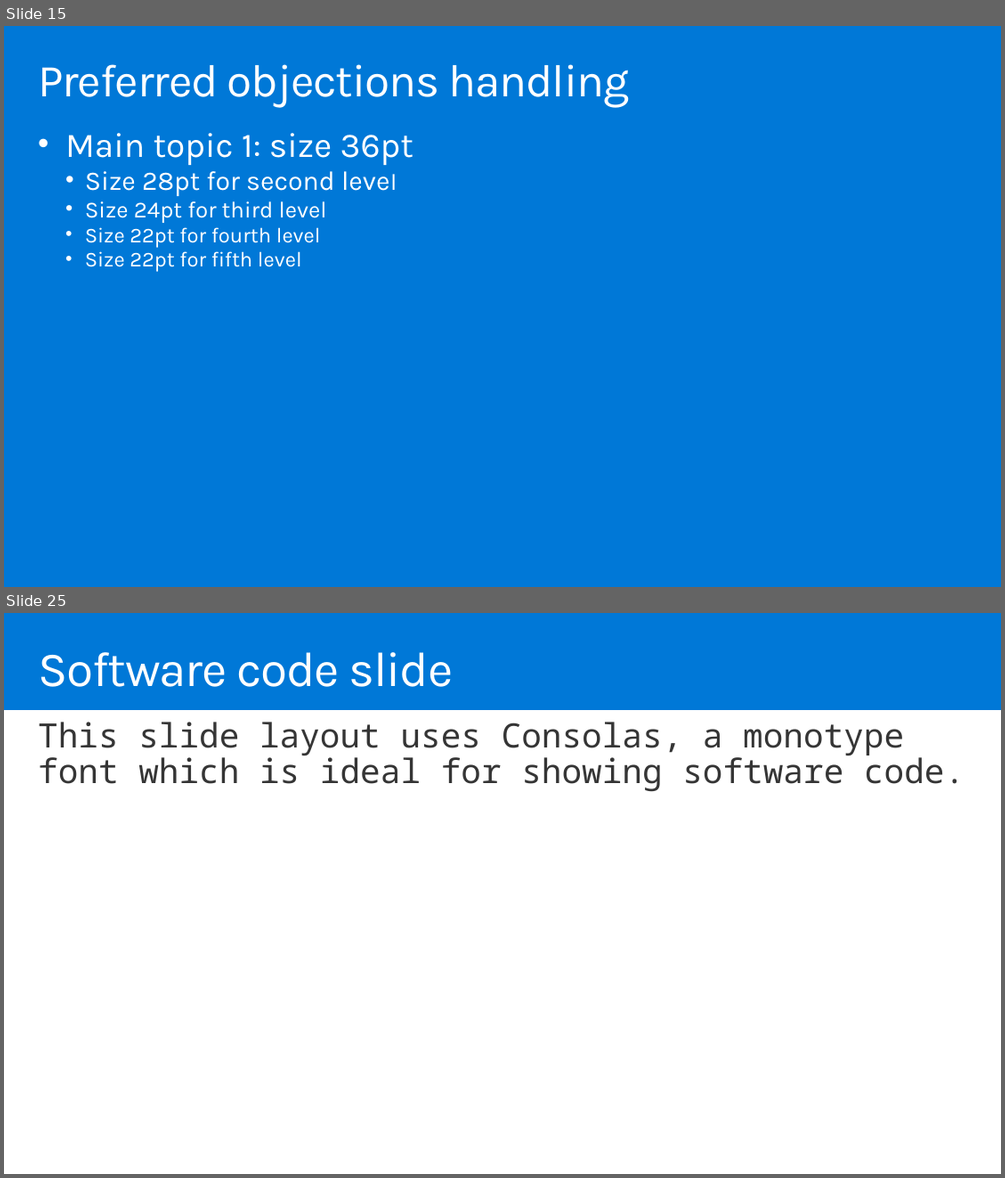
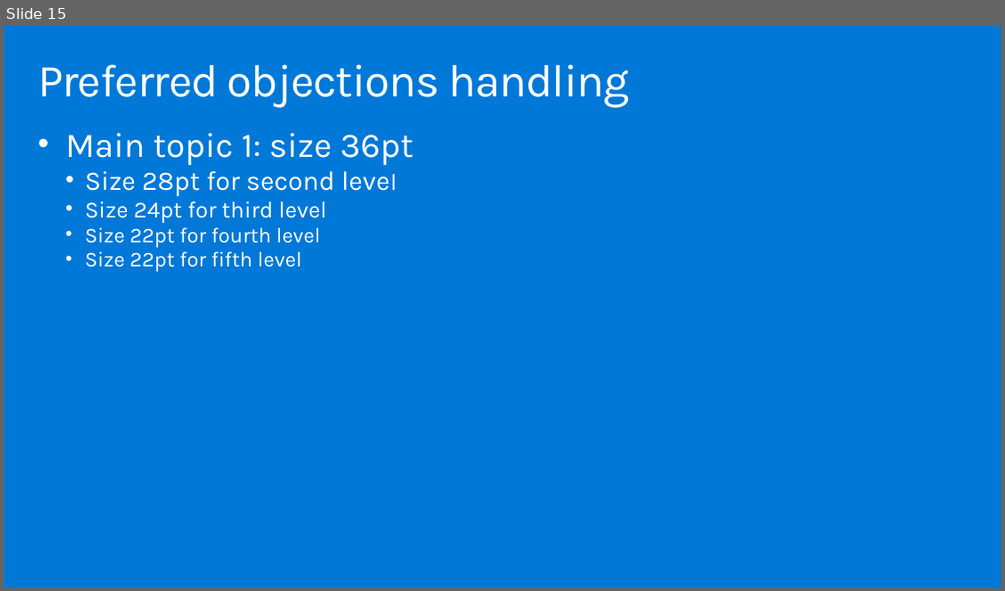
Before and after one commit to solliancenet/MCW-Securing-the-IoT-end-to-end, a slide deck: Whiteboard design session/WDS trainer presentation - Securing the IoT end to end.pptx. Shown one above the other, each under a label of ours: slides 15 and 25 before the commit, slide 15 after it; the slides between them are not shown. The pictures are 1005x1178 and 1005x591 pixels, drawn with LibreOffice and Linux fonts; fonts in the diff are those of the drawing. Boxes give left, top, right and bottom in pixels: in the first picture for what was removed or moved away, otherwise in the second. Text is boxed around its words. In the diff, an @@ line names an element or a change of style, - is before the commit and + after.

```diff
--- a/Whiteboard design session/WDS trainer presentation - Securing the IoT end to end.pptx
+++ b/Whiteboard design session/WDS trainer presentation - Securing the IoT end to end.pptx
@@ slide 25 removed at bbox=[4, 613, 1001, 1174], background #0078D7 @@
@@ title removed at bbox=[38, 652, 453, 687] @@
-Software code slide
@@ rectangle removed at bbox=[4, 710, 1001, 1174] @@
@@ text removed at bbox=[38, 722, 964, 792] @@
-This slide layout uses Consolas, a monotype font which is ideal for showing software code.
```
Also in this commit, not shown: 3 slides added, 11 other slides removed, 1 other file.
